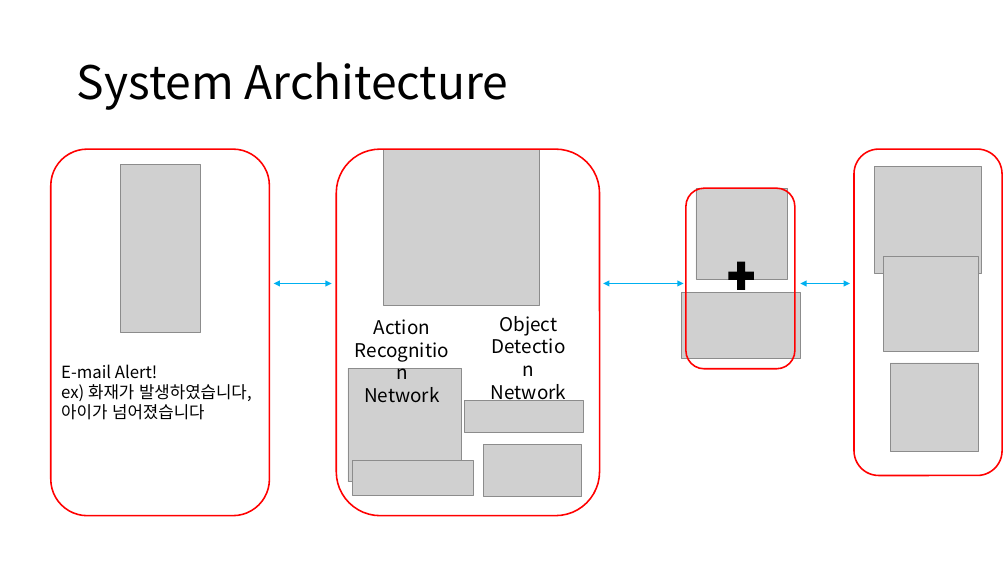
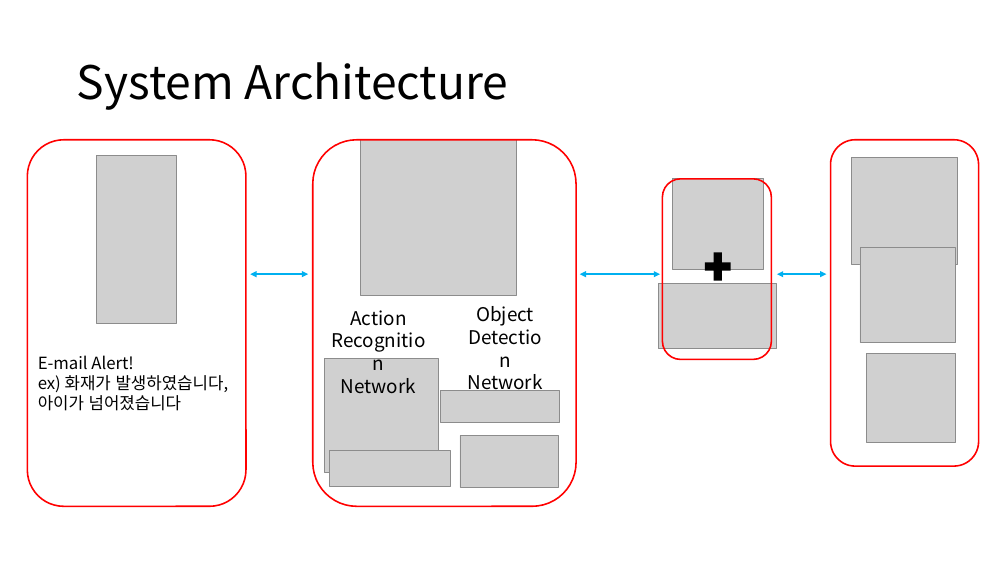
Before and after one commit to mkjsym/2024-Graduation-Project, a slide deck: slide 4 of Process/졸업작품 진행상황(09.12).pptx. Drawn at 1008x567 pixels with LibreOffice and Linux fonts; fonts in the diff are those of the drawing; grey boxes stand for pictures. Boxes give left, top, right and bottom in pixels: in the first picture for what was removed or moved away, otherwise in the second. Text is boxed around its words. In the diff, an @@ line names an element or a change of style, - is before the commit and + after.

```diff
--- a/Process/졸업작품 진행상황(09.12).pptx
+++ b/Process/졸업작품 진행상황(09.12).pptx
@@ 11 pictures, 4 rounded rectangles, 3 texts, 3 double arrows, 1 plus sign: place and size @@
-11 pictures, 4 rounded rectangles, 3 texts, 3 double arrows, 1 plus sign at box(51, 149, 1003, 516)
+11 pictures, 4 rounded rectangles, 3 texts, 3 double arrows, 1 plus sign at box(27, 140, 979, 507)
```
Also in this commit, not shown: 2 other files.
